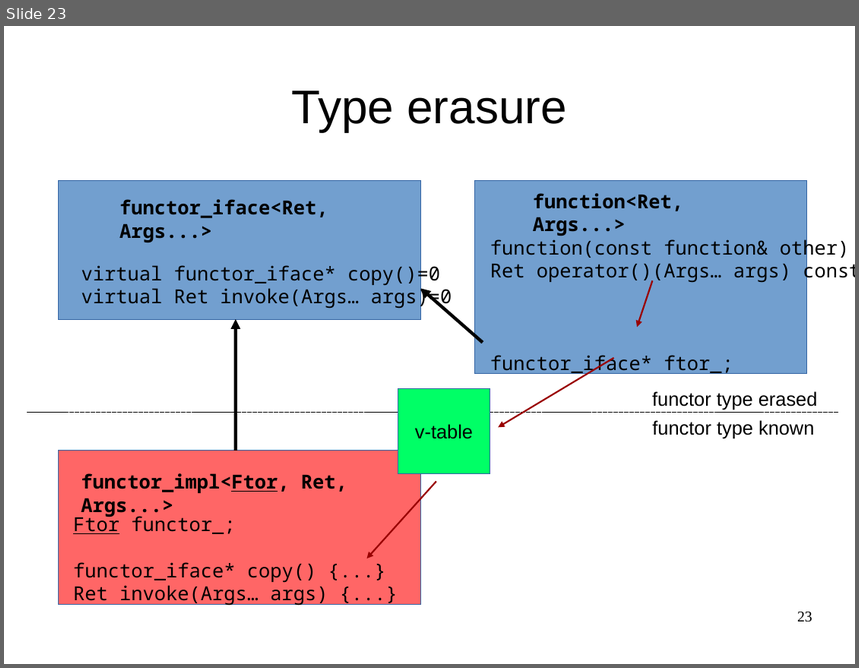
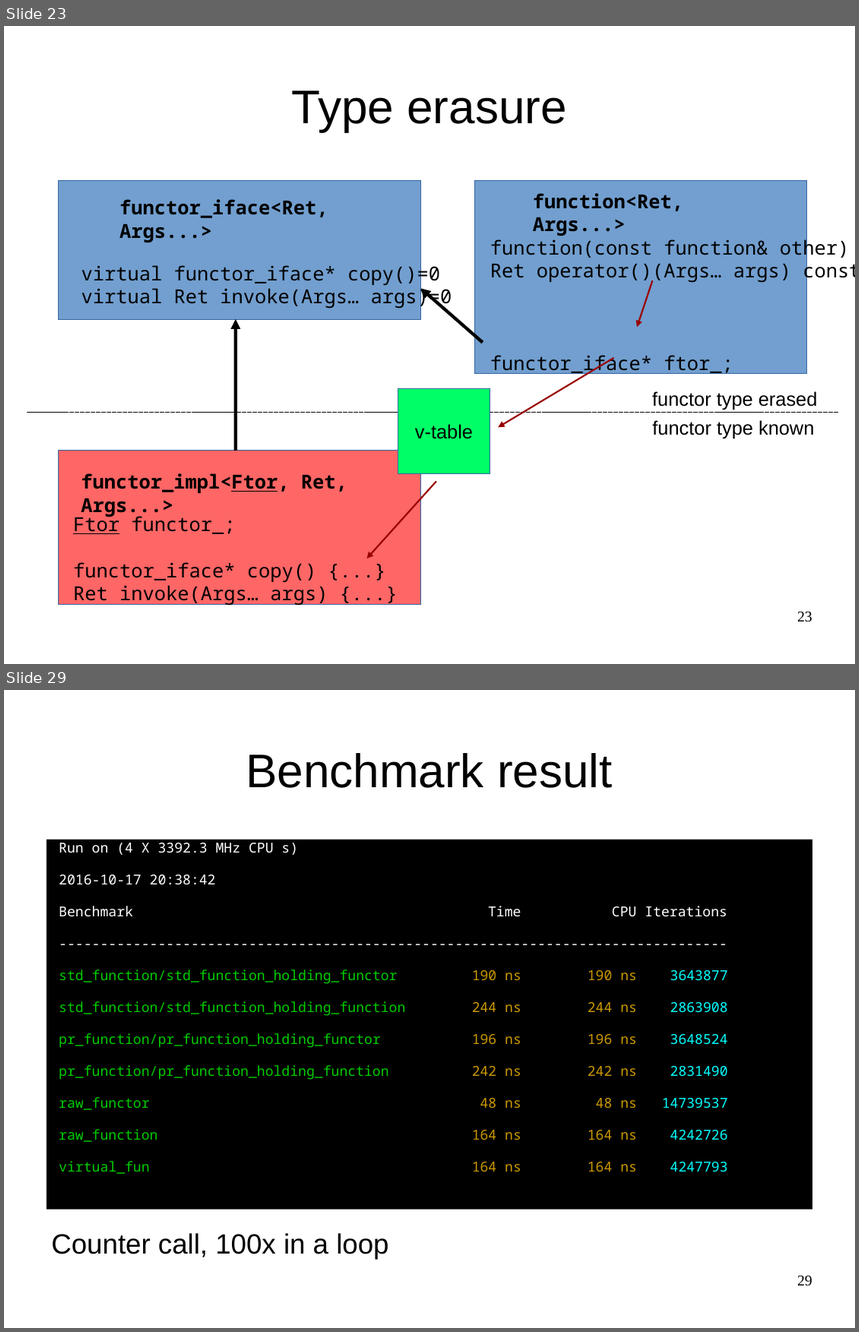
Before and after one commit to maciekgajewski/demystifying_std_function, a slide deck: demystifying-std-function.odp. Shown one above the other, each under a label of ours: slide 23 before the commit, slides 23 and 29 after it; the slides between them are not shown. The pictures are 859x668 and 859x1332 pixels, drawn with LibreOffice and Linux fonts; fonts in the diff are those of the drawing. Boxes give left, top, right and bottom in pixels: in the first picture for what was removed or moved away, otherwise in the second. Text is boxed around its words. In the diff, an @@ line names an element or a change of style, - is before the commit and + after.

```diff
--- a/demystifying-std-function.odp
+++ b/demystifying-std-function.odp
@@ slide 29 added at (4,690,855,1328), background #FFFFFF @@
@@ title added at (246,753,613,788), 44 pt, text #000000 @@
+Benchmark result
@@ text added at (47,839,813,1209), fill #000000, 12.8 pt, text #00CC00 @@
+Run on (4 X 3392.3 MHz CPU s)
+2016-10-17 20:38:42
+Benchmark Time CPU Iterations
+---------------------------------------------------------------------------------
+std_function/std_function_holding_functor 190 ns 190 ns 3643877
+std_function/std_function_holding_function 244 ns 244 ns 2863908
+pr_function/pr_function_holding_functor 196 ns 196 ns 3648524
+pr_function/pr_function_holding_function 242 ns 242 ns 2831490
+raw_functor 48 ns 48 ns 14739537
+raw_function 164 ns 164 ns 4242726
+virtual_fun 164 ns 164 ns 4247793
@@ text added at (51,1233,389,1260), 26 pt, text #000000 @@
+Counter call, 100x in a loop
@@ page number added at (797,1276,813,1287), 14 pt, text #000000 @@
+29
```
Also in this commit, not shown: 1 slide changed, 8 other slides added.
